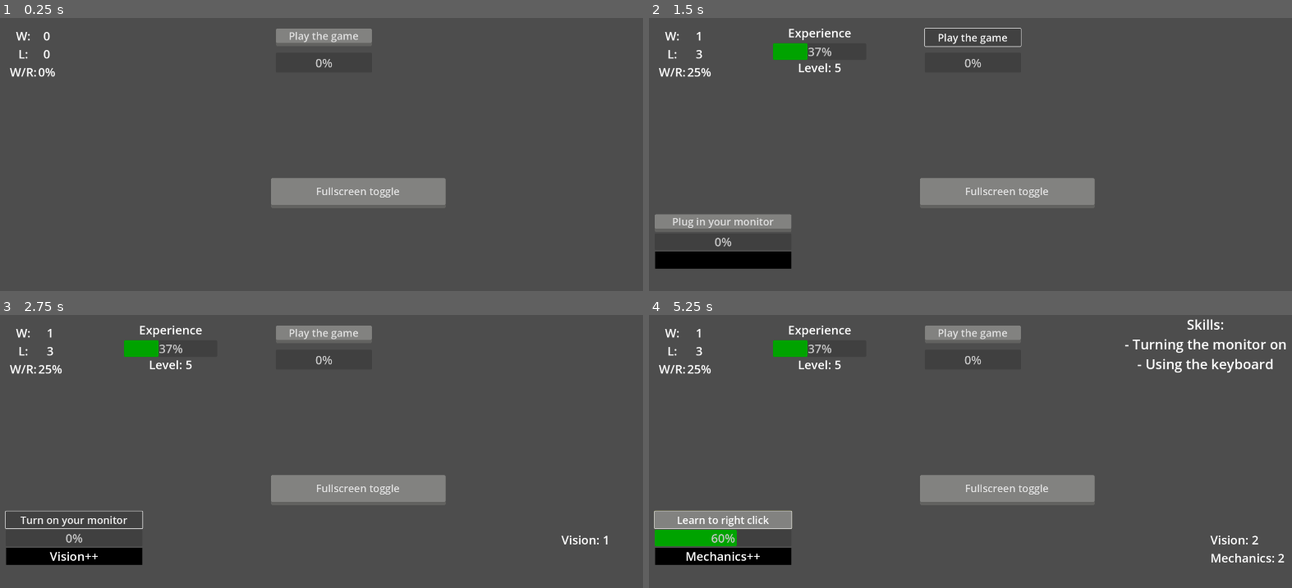
Above: before the commit, frames 1-4 (two rows, left to right).
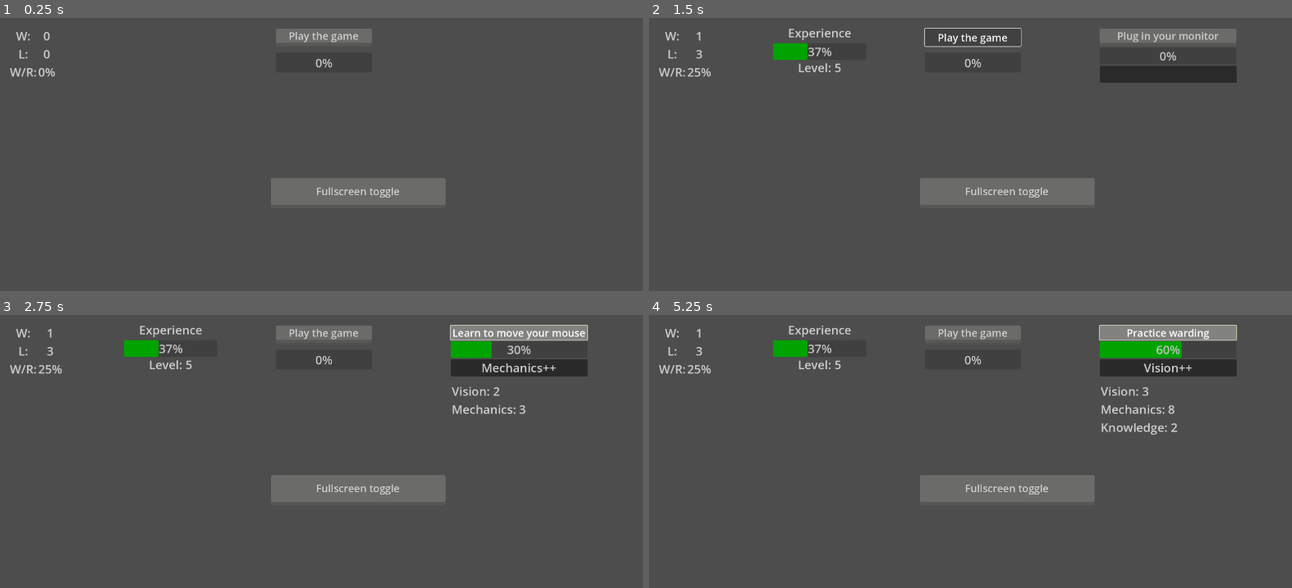
Above: after the commit, the same moments.

Repository: Rycerzklanu/moba_incremental
Game: Godot game, scene res://Scenes/main.tscn
Same seed, same stepped clock (60 frames per second), same inputs: the game is played once before the commit and once after it.
Inputs:
- Up to frame 1 (0.25 s): no input
- Up to frame 2 (1.5 s): click "Play the game" at 0.5 s; click "Play the game" at 1.25 s
- Up to frame 3 (2.75 s): click "Plug in your monitor" at 2 s
- Up to frame 4 (5.25 s): click "Turn on your monitor" (after the commit: "Learn to move your mouse") at 2.75 s; click "Plug in your mouse" (after the commit: "Learn to press some keys") at 3.5 s; click "Learn to left click" (after the commit: "Practice positioning") at 4.25 s; click "Learn to right click" (after the commit: "Practice kiting") at 5 s

The runs differ from the first frame. In frame 1, 0.1% of the frame differs, in the area x 1-9%, y 5-22%; in frame 2, 5.2%; in frame 3, 5.4%; in frame 4, 8.4%, in the area x 0-100%, y 1-92%.

Commit message:
Expanded skill names and flavor text, removed the resume

Diff:
--- a/Scenes/Champ_mast_label.gd
+++ b/Scenes/Champ_mast_label.gd
@@ -4,6 +4,6 @@
 var count = 0
 func _on_learn_skill_prog_bar_skill_progbar_full():
 	count += 1
-	if count in []:
+	if count in [16,23,35,43,45,49,52,53,60]:
 		champ_mastery += 1
 		set_text("Champion mastery: " + str(champ_mastery))
--- a/Scenes/Knowledge_label.gd
+++ b/Scenes/Knowledge_label.gd
@@ -4,6 +4,6 @@
 var count = 0
 func _on_learn_skill_prog_bar_skill_progbar_full():
 	count += 1
-	if count in [10,11]:
+	if count in [8,9,17,37,44]:
 		knowledge += 1
 		set_text("Knowledge: " + str(knowledge))
--- a/Scenes/RPG Skills.gd
+++ b/Scenes/RPG Skills.gd
@@ -6,10 +6,10 @@
 # mechanics
 # knowledge
 # champion mastery
-#
+# teamplay
 #
 #
 
-# prestige variations:
+# prestige variables:
 # understanding
 #
--- a/Scenes/RPG_Skills_Label.gd
+++ b/Scenes/RPG_Skills_Label.gd
@@ -4,6 +4,6 @@
 var count = 0
 func _on_learn_skill_prog_bar_skill_progbar_full():
 	count += 1
-	if count in [3,4,5,6,7,8,9]:
+	if count in [3,4,5,6,7,10,11,12,20,36,40,41,56]:
 		mechanics += 1
 		set_text("Mechanics: " + str(mechanics))
--- a/Scenes/Skills_flavor_text.gd
+++ b/Scenes/Skills_flavor_text.gd
@@ -2,13 +2,15 @@
 
 var count = 0
 
-
-
 func _on_learn_skill_prog_bar_skill_progbar_full():
 	count += 1
-	if count in [1,2]:
+	if count in [1,2,13,19,47,62,63]:
 		set_text("Vision++")
-	if count in [3,4,5,6,7,8,9]:
+	if count in [3,4,5,6,7,10,11,12,20,36,40,41,56]:
 		set_text("Mechanics++")
-	if count in [9,10,11]:
+	if count in [8,9,17,37,44]:
 		set_text("Knowledge++")
+	if count in [16,23,35,43,45,49,52,53,60]:
+		set_text("Champion mastery++")
+	if count in [14,15,18,21,22,24,25,26,27,28,29,30,31,32,33,34,36,38,56,50,51,54,55,57,58]:
+		set_text("Teamplay skills++")
--- /dev/null
+++ b/Scenes/Teamplay_label.gd
@@ -0,0 +1,9 @@
+extends Label
+
+var teamplay = 0
+var count = 0
+func _on_learn_skill_prog_bar_skill_progbar_full():
+	count += 1
+	if count in [14,15,18,21,22,24,25,26,27,28,29,30,31,32,33,34,36,38,56,50,51,54,55,57,58]:
+		teamplay += 1
+		set_text("Teamplay: " + str(teamplay))
--- /dev/null
+++ b/Scenes/Understanding_label.gd
@@ -0,0 +1,3 @@
+extends Label
+
+var understanding = 0
--- a/Scenes/Vision_label.gd
+++ b/Scenes/Vision_label.gd
@@ -5,6 +5,6 @@
 var count = 0
 func _on_learn_skill_prog_bar_skill_progbar_full():
 	count += 1
-	if count in [1,2]:
+	if count in [1,2,13,19,47,62,63]:
 		vision += 1
 		set_text("Vision: " + str(vision))
--- a/Scenes/tab_1ui.tscn
+++ b/Scenes/tab_1ui.tscn
@@ -14,22 +14,15 @@
 [ext_resource type="Script" path="res://Scripts/UI_1/Learn_skill_ProgBar.gd" id="12_d7823"]
 [ext_resource type="Script" path="res://Scripts/UI_1/Skills_container.gd" id="12_ne02h"]
 [ext_resource type="Script" path="res://Scenes/Skills_flavor_text.gd" id="14_3q28p"]
-[ext_resource type="Script" path="res://Scripts/UI_1/Resume_container.gd" id="14_pfwpo"]
 [ext_resource type="Script" path="res://Scenes/RPG Skills.gd" id="16_wgwvw"]
 [ext_resource type="Script" path="res://Scenes/RPG_Skills_Label.gd" id="17_kqcnd"]
 [ext_resource type="Script" path="res://Scenes/Vision_label.gd" id="18_85nc4"]
 [ext_resource type="Script" path="res://Scenes/Champ_mast_label.gd" id="19_bn7ce"]
 [ext_resource type="Script" path="res://Scenes/Knowledge_label.gd" id="20_o75m5"]
+[ext_resource type="Script" path="res://Scenes/Understanding_label.gd" id="21_gtyi2"]
+[ext_resource type="Script" path="res://Scenes/Teamplay_label.gd" id="22_rvp02"]
 
 [sub_resource type="Theme" id="Theme_ani4c"]
-
-[sub_resource type="StyleBoxFlat" id="StyleBoxFlat_67brh"]
-bg_color = Color(0, 0.802278, 0, 1)
-
-[sub_resource type="Theme" id="Theme_unbsm"]
-default_base_scale = 1.0
-default_font_size = 40
-ProgressBar/styles/fill = SubResource("StyleBoxFlat_67brh")
 
 [node name="Tab1UI" type="Control"]
 layout_mode = 3
@@ -185,15 +178,17 @@
 [node name="Skills_container" type="GridContainer" parent="."]
 layout_mode = 1
 anchors_preset = -1
-anchor_top = 0.533
-anchor_right = 0.359
-anchor_bottom = 0.781
-offset_left = 24.0
-offset_top = 0.359924
+anchor_left = 0.690125
+anchor_top = 0.029
+anchor_right = 0.984
+anchor_bottom = 0.174519
+offset_left = 0.959961
+offset_top = -0.320002
 offset_right = 0.719971
-offset_bottom = 0.519958
+offset_bottom = 0.519989
 grow_vertical = 2
 script = ExtResource("12_ne02h")
+metadata/_edit_use_anchors_ = true
 
 [node name="Learn_skill" type="Button" parent="Skills_container"]
 layout_mode = 2
@@ -210,7 +205,7 @@
 
 [node name="Timer" type="Timer" parent="Skills_container/Learn_skill_ProgBar"]
 process_callback = 0
-wait_time = 0.1
+wait_time = 0.024
 
 [node name="Skills_flavor_text" type="Label" parent="Skills_container"]
 layout_mode = 2
@@ -227,30 +222,7 @@
 anchor_bottom = 1.0
 offset_left = -0.016
 offset_bottom = 1.0
-color = Color(0, 0, 0, 1)
-
-[node name="ScrollContainer" type="ScrollContainer" parent="."]
-layout_mode = 2
-anchor_left = 0.729
-anchor_top = 0.00462963
-anchor_right = 0.999604
-anchor_bottom = 0.564
-offset_left = -0.680054
-offset_top = -5.0
-offset_right = 0.759888
-offset_bottom = -0.119995
-theme = ExtResource("3_3qtp6")
-metadata/_edit_use_anchors_ = true
-
-[node name="Resume_container" type="GridContainer" parent="ScrollContainer"]
-layout_mode = 2
-theme = SubResource("Theme_unbsm")
-script = ExtResource("14_pfwpo")
-
-[node name="Resume_label" type="Label" parent="ScrollContainer/Resume_container"]
-layout_mode = 2
-text = "Skills:"
-horizontal_alignment = 1
+color = Color(0.164706, 0.164706, 0.164706, 1)
 
 [node name="CheckButton" type="Button" parent="."]
 layout_mode = 1
@@ -270,12 +242,14 @@
 [node name="RPG Skills" type="GridContainer" parent="."]
 layout_mode = 1
 anchors_preset = -1
-anchor_left = 0.859375
-anchor_top = 0.587963
+anchor_left = 0.691542
+anchor_top = 0.184296
 anchor_right = 1.0
-anchor_bottom = 0.997
-offset_right = 1.0
-offset_bottom = 0.23999
+anchor_bottom = 0.474852
+offset_left = 1.23987
+offset_top = -0.039978
+offset_right = 2.0
+offset_bottom = 0.159912
 theme = ExtResource("3_3qtp6")
 theme_override_constants/h_separation = 20
 theme_override_constants/v_separation = 4
@@ -297,6 +271,11 @@
 theme = ExtResource("3_3qtp6")
 script = ExtResource("20_o75m5")
 
+[node name="Teamplay_label" type="Label" parent="RPG Skills"]
+layout_mode = 2
+theme = ExtResource("3_3qtp6")
+script = ExtResource("22_rvp02")
+
 [node name="Champ_mast_label" type="Label" parent="RPG Skills"]
 layout_mode = 2
 theme = ExtResource("3_3qtp6")
@@ -305,22 +284,7 @@
 [node name="Understanding_label" type="Label" parent="RPG Skills"]
 layout_mode = 2
 theme = ExtResource("3_3qtp6")
-
-[node name="Label6" type="Label" parent="RPG Skills"]
-layout_mode = 2
-theme = ExtResource("3_3qtp6")
-
-[node name="Label7" type="Label" parent="RPG Skills"]
-layout_mode = 2
-theme = ExtResource("3_3qtp6")
-
-[node name="Label8" type="Label" parent="RPG Skills"]
-layout_mode = 2
-theme = ExtResource("3_3qtp6")
-
-[node name="Label9" type="Label" parent="RPG Skills"]
-layout_mode = 2
-theme = ExtResource("3_3qtp6")
+script = ExtResource("21_gtyi2")
 
 [connection signal="button_stop1" from="Play_game_ProgBar" to="Play_game_ProgBar/Play_game" method="_on_play_game_prog_bar_button_stop_1"]
 [connection signal="progbar_full_l" from="Play_game_ProgBar" to="Play_game_ProgBar/GridContainer/SoloQ_L_amount" method="_on_play_game_prog_bar_progbar_full_l"]
@@ -337,14 +301,13 @@
 [connection signal="level_signal" from="Player_exp_ProgBar/Label" to="." method="_on_label_level_signal"]
 [connection signal="toggled" from="Skills_container/Learn_skill" to="Play_game_ProgBar" method="_on_learn_skill_toggled"]
 [connection signal="toggled" from="Skills_container/Learn_skill" to="Skills_container/Learn_skill_ProgBar" method="_on_learn_skill_toggled"]
-[connection signal="skill_progbar_full" from="Skills_container/Learn_skill_ProgBar" to="." method="_on_learn_skill_prog_bar_skill_progbar_full"]
 [connection signal="skill_progbar_full" from="Skills_container/Learn_skill_ProgBar" to="Skills_container" method="_on_learn_skill_prog_bar_skill_progbar_full"]
 [connection signal="skill_progbar_full" from="Skills_container/Learn_skill_ProgBar" to="Skills_container/Skills_flavor_text" method="_on_learn_skill_prog_bar_skill_progbar_full"]
-[connection signal="skill_progbar_full" from="Skills_container/Learn_skill_ProgBar" to="ScrollContainer/Resume_container" method="_on_learn_skill_prog_bar_skill_progbar_full"]
 [connection signal="skill_progbar_full" from="Skills_container/Learn_skill_ProgBar" to="RPG Skills/Vision_label" method="_on_learn_skill_prog_bar_skill_progbar_full"]
 [connection signal="skill_progbar_full" from="Skills_container/Learn_skill_ProgBar" to="RPG Skills/Mechanics_label" method="_on_learn_skill_prog_bar_skill_progbar_full"]
 [connection signal="skill_progbar_full" from="Skills_container/Learn_skill_ProgBar" to="RPG Skills/Knowledge_label" method="_on_learn_skill_prog_bar_skill_progbar_full"]
 [connection signal="skill_progbar_full" from="Skills_container/Learn_skill_ProgBar" to="RPG Skills/Champ_mast_label" method="_on_learn_skill_prog_bar_skill_progbar_full"]
+[connection signal="skill_progbar_full" from="Skills_container/Learn_skill_ProgBar" to="RPG Skills/Teamplay_label" method="_on_learn_skill_prog_bar_skill_progbar_full"]
 [connection signal="stop_button" from="Skills_container/Learn_skill_ProgBar" to="Skills_container/Learn_skill" method="_on_learn_skill_prog_bar_stop_button"]
 [connection signal="timeout" from="Skills_container/Learn_skill_ProgBar/Timer" to="Skills_container/Learn_skill_ProgBar" method="_on_timer_timeout"]
 [connection signal="pressed" from="CheckButton" to="." method="_on_check_button_pressed"]
--- a/Scripts/UI_1/Skills_container.gd
+++ b/Scripts/UI_1/Skills_container.gd
@@ -1,38 +1,137 @@
 extends GridContainer
-var skill_level_check = 2
+var skill_level_check = 0
 
 
 
 func _on_learn_skill_prog_bar_skill_progbar_full():
 	skill_level_check += 1
 
+	if skill_level_check == 1:
+		$Learn_skill.set_text("Turn on your monitor")
+	if skill_level_check == 2:
+		$Learn_skill.set_text("Plug in your mouse")
 	if skill_level_check == 3:
-		$Learn_skill.button_pressed = false
-		$Learn_skill.set_text("Turn on your monitor")
+		$Learn_skill.set_text("Learn to left click")
 	if skill_level_check == 4:
-		$Learn_skill.button_pressed = false
-		$Learn_skill.set_text("Plug in your mouse")
+		$Learn_skill.set_text("Learn to right click")
 	if skill_level_check == 5:
-		$Learn_skill.button_pressed = false
-		$Learn_skill.set_text("Learn to left click")
+		$Learn_skill.set_text("Learn to move your mouse")
 	if skill_level_check == 6:
-		$Learn_skill.button_pressed = false
-		$Learn_skill.set_text("Learn to right click")
+		$Learn_skill.set_text("Learn to press some keys")
 	if skill_level_check == 7:
-		$Learn_skill.button_pressed = false
-		$Learn_skill.set_text("Learn to move your mouse")
+		$Learn_skill.set_text("Learn to press some more keys")
 	if skill_level_check == 8:
-		$Learn_skill.button_pressed = false
-		$Learn_skill.set_text("Learn to press some keys")
+		$Learn_skill.set_text("Learn what champions do")
 	if skill_level_check == 9:
-		$Learn_skill.button_pressed = false
-		$Learn_skill.set_text("Learn to press some more keys")
+		$Learn_skill.set_text("Study the map layout")
 	if skill_level_check == 10:
-		$Learn_skill.button_pressed = false
-		$Learn_skill.set_text("Learn champions")
+		$Learn_skill.set_text("Practice last hitting")
 	if skill_level_check == 11:
-		$Learn_skill.button_pressed = false
-		$Learn_skill.set_text("Study the map layout")
+		$Learn_skill.set_text("Practice positioning")
 	if skill_level_check == 12:
-		$Learn_skill.button_pressed = false
-		$Learn_skill.set_text("End of content")
+		$Learn_skill.set_text("Practice kiting")
+	if skill_level_check == 13:
+		$Learn_skill.set_text("Practice warding")
+	if skill_level_check == 14:
+		$Learn_skill.set_text("Practice jungle control")
+	if skill_level_check == 15:
+		$Learn_skill.set_text("Practice roaming")
+	if skill_level_check == 16:
+		$Learn_skill.set_text("Practice itemization")
+	if skill_level_check == 17:
+		$Learn_skill.set_text("Practice draft analysis")
+	if skill_level_check == 18:
+		$Learn_skill.set_text("Practice objective control")
+	if skill_level_check == 19:
+		$Learn_skill.set_text("Practice vision denial")
+	if skill_level_check == 20:
+		$Learn_skill.set_text("Practice cooldown management")
+	if skill_level_check == 21:
+		$Learn_skill.set_text("Practice gank awareness")
+	if skill_level_check == 22:
+		$Learn_skill.set_text("Practice economy management")
+	if skill_level_check == 23:
+		$Learn_skill.set_text("Practice counter-building")
+	if skill_level_check == 24:
+		$Learn_skill.set_text("Practice teamfight coordination")
+	if skill_level_check == 25:
+		$Learn_skill.set_text("Practice split-Pushing")
+	if skill_level_check == 26:
+		$Learn_skill.set_text("Practice backdooring")
+	if skill_level_check == 27:
+		$Learn_skill.set_text("Practice baiting")
+	if skill_level_check == 28:
+		$Learn_skill.set_text("Practice zoning")
+	if skill_level_check == 29:
+		$Learn_skill.set_text("Practice flanking")
+	if skill_level_check == 30:
+		$Learn_skill.set_text("Practice wave management")
+	if skill_level_check == 31:
+		$Learn_skill.set_text("Practice teleport usage")
+	if skill_level_check == 32:
+		$Learn_skill.set_text("Practice risk assessment")
+	if skill_level_check == 33:
+		$Learn_skill.set_text("Practice target prioritization")
+	if skill_level_check == 34:
+		$Learn_skill.set_text("Practice teamfight execution")
+	if skill_level_check == 35:
+		$Learn_skill.set_text("Practice ability combos")
+	if skill_level_check == 36:
+		$Learn_skill.set_text("Practice objective stealing")
+	if skill_level_check == 37:
+		$Learn_skill.set_text("Practice assessing win conditions")
+	if skill_level_check == 38:
+		$Learn_skill.set_text("Practice threat evaluation")
+	if skill_level_check == 39:
+		$Learn_skill.set_text("Practice ambushing")
+	if skill_level_check == 40:
+		$Learn_skill.set_text("Practice trade mechanics")
+	if skill_level_check == 41:
+		$Learn_skill.set_text("Practice quick reflexes")
+	if skill_level_check == 42:
+		$Learn_skill.set_text("Practice psychological warfare")
+	if skill_level_check == 43:
+		$Learn_skill.set_text("Practice off-meta strategies")
+	if skill_level_check == 44:
+		$Learn_skill.set_text("Practice adaptation to patch changes")
+	if skill_level_check == 45:
+		$Learn_skill.set_text("Practice debuff removal timing")
+	if skill_level_check == 46:
+		$Learn_skill.set_text("Practice ultimate timing")
+	if skill_level_check == 47:
+		$Learn_skill.set_text("Practice brush control")
+	if skill_level_check == 48:
+		$Learn_skill.set_text("Practice farm denial")
+	if skill_level_check == 49:
+		$Learn_skill.set_text("Practice precise skill positioning")
+	if skill_level_check == 50:
+		$Learn_skill.set_text("Practice cross-Map movement")
+	if skill_level_check == 51:
+		$Learn_skill.set_text("Practice mind games")
+	if skill_level_check == 52:
+		$Learn_skill.set_text("Practice team composition expertise")
+	if skill_level_check == 53:
+		$Learn_skill.set_text("Practice power spiking knowledge")
+	if skill_level_check == 54:
+		$Learn_skill.set_text("Practice resource sharing")
+	if skill_level_check == 55:
+		$Learn_skill.set_text("Practice counter-jungling")
+	if skill_level_check == 56:
+		$Learn_skill.set_text("Practice auto-attack canceling")
+	if skill_level_check == 57:
+		$Learn_skill.set_text("Practice target tracking")
+	if skill_level_check == 58:
+		$Learn_skill.set_text("Practice objective timing")
+	if skill_level_check == 59:
+		$Learn_skill.set_text("Practice predictive movements")
+	if skill_level_check == 60:
+		$Learn_skill.set_text("Practice mindful item usage")
+	if skill_level_check == 61:
+		$Learn_skill.set_text("Practice teamfight AOE positioning")
+	if skill_level_check == 62:
+		$Learn_skill.set_text("Practice quick map scanning")
+	if skill_level_check == 63:
+		$Learn_skill.set_text("Practice scouting")
+	if skill_level_check == 64:
+		$Learn_skill.set_text("Practice efficient recall timing")
+	# Add more skills and descriptions here...
--- a/Scripts/UI_1/Tab1UI.gd
+++ b/Scripts/UI_1/Tab1UI.gd
@@ -1,10 +1,8 @@
 extends Control
-var resume_container = 0
 var fullscreen_val = 0
 func _ready():
 	$Player_exp_ProgBar.hide()
 	$Skills_container.hide()
-	$ScrollContainer/Resume_container.hide()
 	$"RPG Skills".show()
 func _on_player_exp_prog_bar_changed():
 	$Player_exp_ProgBar.show()
@@ -12,12 +10,6 @@
 
 func _on_label_level_signal():
 		$Skills_container.show()
-
-
-func _on_learn_skill_prog_bar_skill_progbar_full():
-	resume_container += 1
-	if resume_container == 2:
-		$ScrollContainer/Resume_container.show()
 
 
 func _on_check_button_pressed():
--- a/main_theme.tres
+++ b/main_theme.tres
@@ -1,9 +1,9 @@
 [gd_resource type="Theme" load_steps=5 format=3 uid="uid://cmyvtqykhbior"]
 
 [sub_resource type="StyleBoxFlat" id="StyleBoxFlat_g4gjw"]
-bg_color = Color(0.509804, 0.509804, 0.501961, 1)
+bg_color = Color(0.419608, 0.419608, 0.411765, 1)
 border_width_bottom = 10
-border_color = Color(0.384314, 0.384314, 0.376471, 1)
+border_color = Color(0.341176, 0.341176, 0.333333, 1)
 corner_radius_top_left = 4
 corner_radius_top_right = 4
 corner_radius_bottom_right = 4
@@ -31,9 +31,11 @@
 [resource]
 default_base_scale = 1.0
 default_font_size = 35
+Button/colors/font_color = Color(0.807843, 0.807843, 0.807843, 1)
 Button/font_sizes/font_size = 30
 Button/styles/normal = SubResource("StyleBoxFlat_g4gjw")
 Button/styles/pressed = SubResource("StyleBoxFlat_l0dmm")
+Label/colors/font_color = Color(0.807843, 0.807843, 0.807843, 1)
 Label/font_sizes/font_size = 35
 ProgressBar/colors/font_color = Color(0.776471, 0.776471, 0.776471, 1)
 ProgressBar/styles/background = SubResource("StyleBoxFlat_28kh0")
Not shown: 1 places in Scenes/tab_1ui.tscn that only renumber resources
